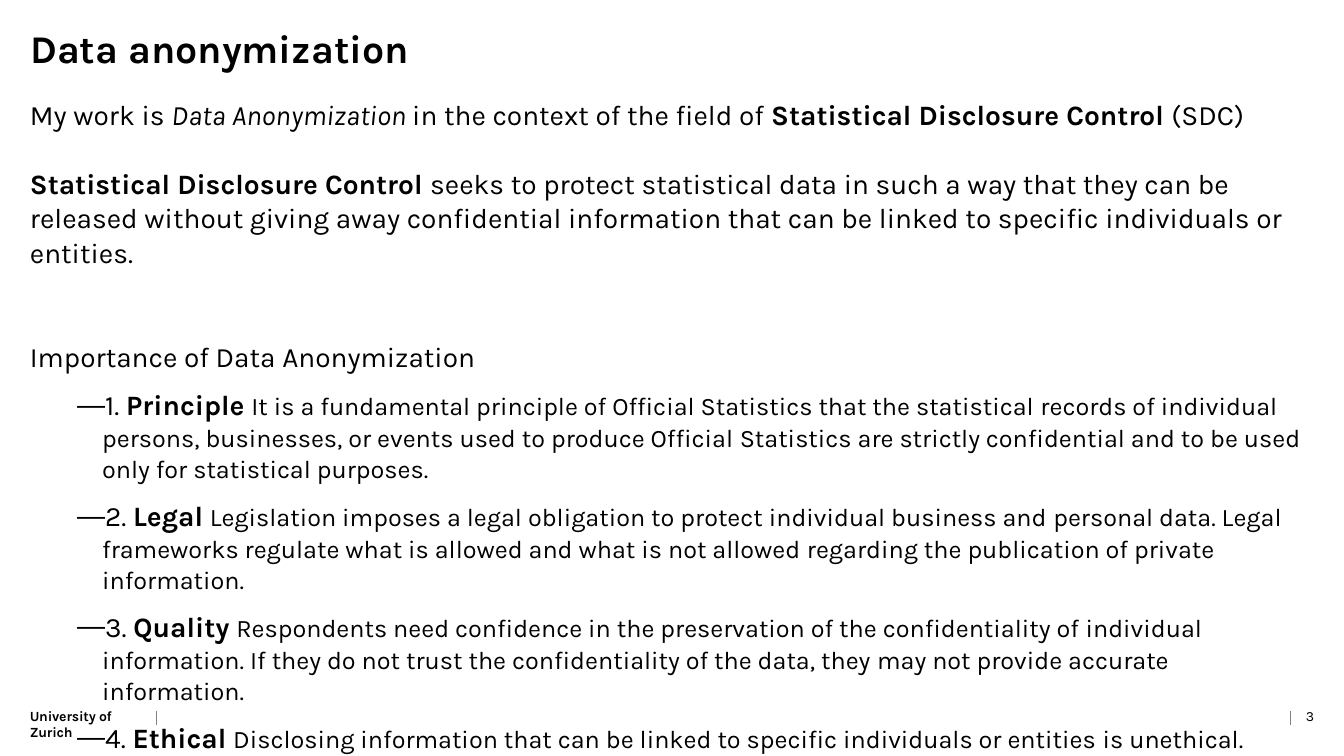
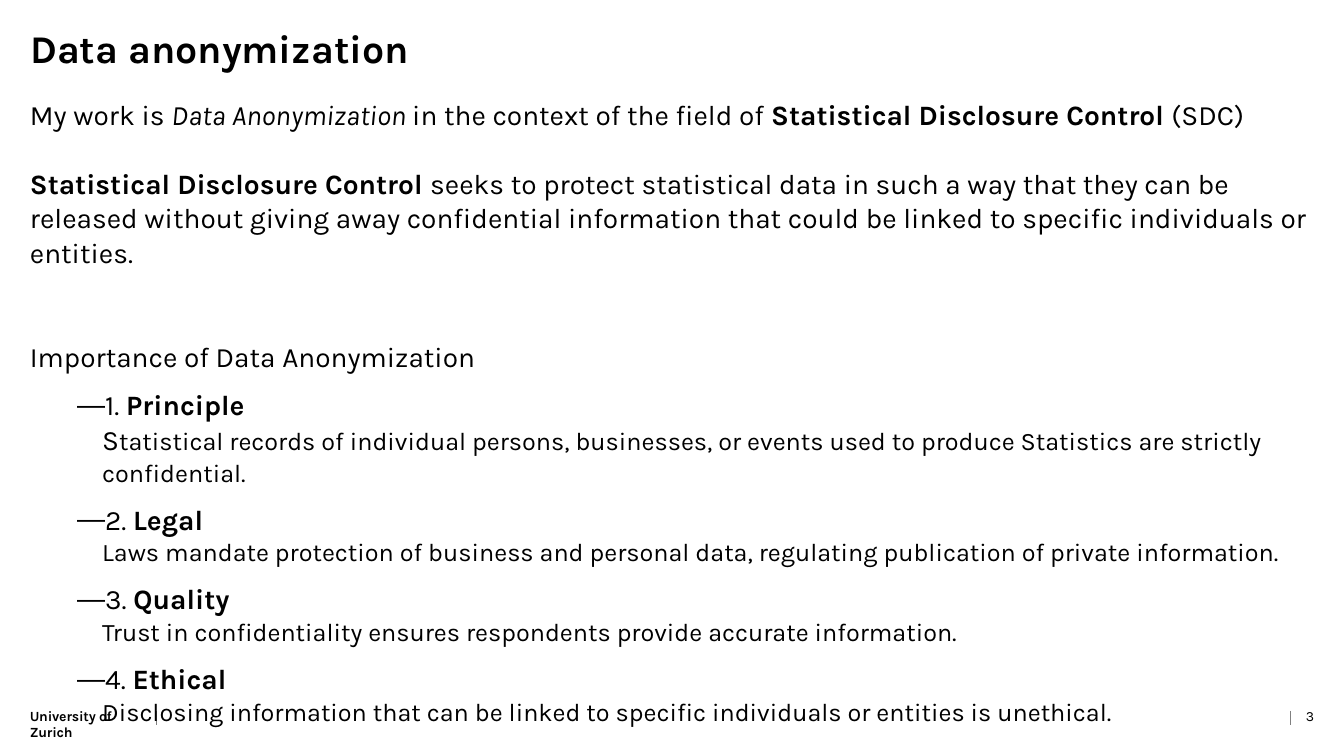
Before and after one commit to Kyoshido/2024_11-Python-project-Data-anonymization, a slide deck: slide 3 of Presentation/Presentation.pptx. Drawn at 1344x756 pixels with LibreOffice and Linux fonts; fonts in the diff are those of the drawing. Boxes give left, top, right and bottom in pixels: in the first picture for what was removed or moved away, otherwise in the second. Text is boxed around its words. In the diff, an @@ line names an element or a change of style, - is before the commit and + after.

Commit message:
Presentation

```diff
--- a/Presentation/Presentation.pptx
+++ b/Presentation/Presentation.pptx
@@ text at (x1=30, y1=174, x2=1306, y2=264): text changed @@
-Statistical Disclosure Control seeks to protect statistical data in such a way that they can be released without giving away confidential information that can be linked to specific individuals or entities.
+Statistical Disclosure Control seeks to protect statistical data in such a way that they can be released without giving away confidential information that could be linked to specific individuals or entities.
@@ text at (x1=102, y1=395, x2=1278, y2=647): text changed @@
-    ― 1. Principle It is a fundamental principle of Official Statistics that the statistical records of individual persons, businesses, or events used to produce Official Statistics are strictly confidential and to be used only for statistical purposes.
-    ― 2. Legal Legislation imposes a legal obligation to protect individual business and personal data. Legal frameworks regulate what is allowed and what is not allowed regarding the publication of private information.
-    ― 3. Quality Respondents need confidence in the preservation of the confidentiality of individual information. If they do not trust the confidentiality of the data, they may not provide accurate information.
+    ― 1. Principle
+      Statistical records of individual persons, businesses, or events used to produce Statistics are strictly confidential.
+    ― 2. Legal
+      Laws mandate protection of business and personal data, regulating publication of private information.
+    ― 3. Quality
+      Trust in confidentiality ensures respondents provide accurate information.
```
Also in this commit, not shown: 6 other slides changed, 1 slide added, 1 slide removed, 2 other files.
